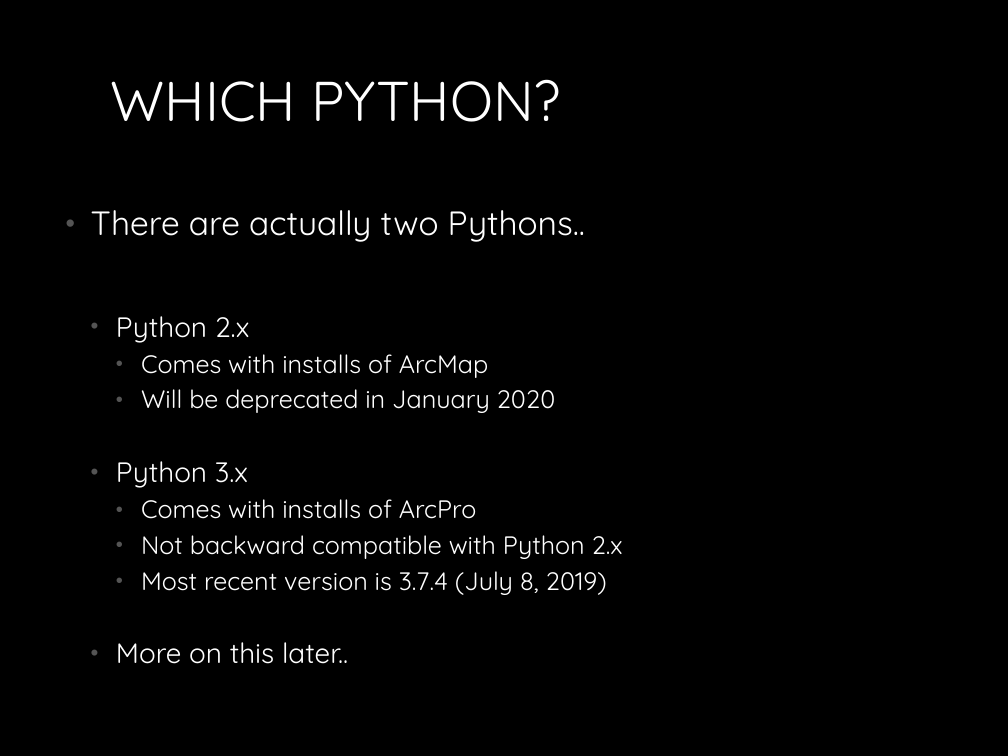
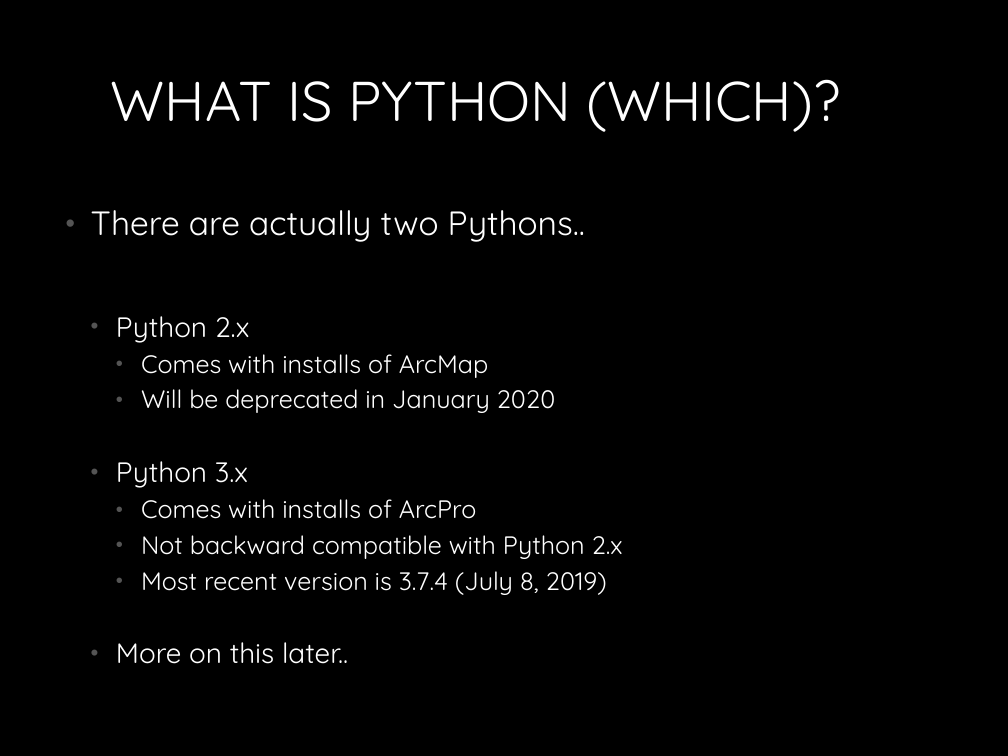
Before and after one commit to MichaelTroyer/Learning_Python_For_Fun_and_Profit, a slide deck: slide 7 of 1. Introduction/Introduction_to_Python.pptx (slide 6 before the commit). Drawn at 1008x756 pixels with LibreOffice and Linux fonts; fonts in the diff are those of the drawing. Boxes give left, top, right and bottom in pixels: in the first picture for what was removed or moved away, otherwise in the second. Text is boxed around its words. In the diff, an @@ line names an element or a change of style, - is before the commit and + after.

```diff
--- a/1. Introduction/Introduction_to_Python.pptx
+++ b/1. Introduction/Introduction_to_Python.pptx
@@ title at (111,79,840,132): text changed @@
-WHICH PYTHON?
+WHAT IS PYTHON (WHICH)?
```
Also in this commit, not shown: 5 other slides changed, 4 slides added, 1 slide removed, 8 other files.
